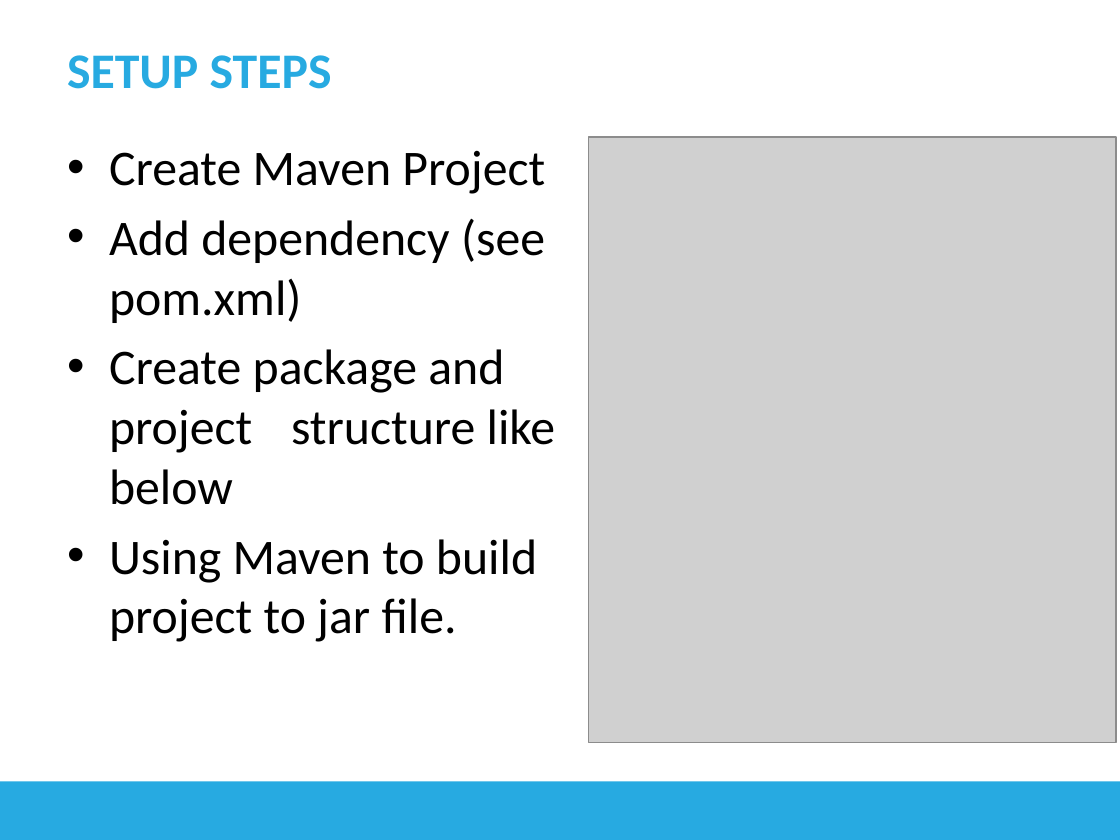
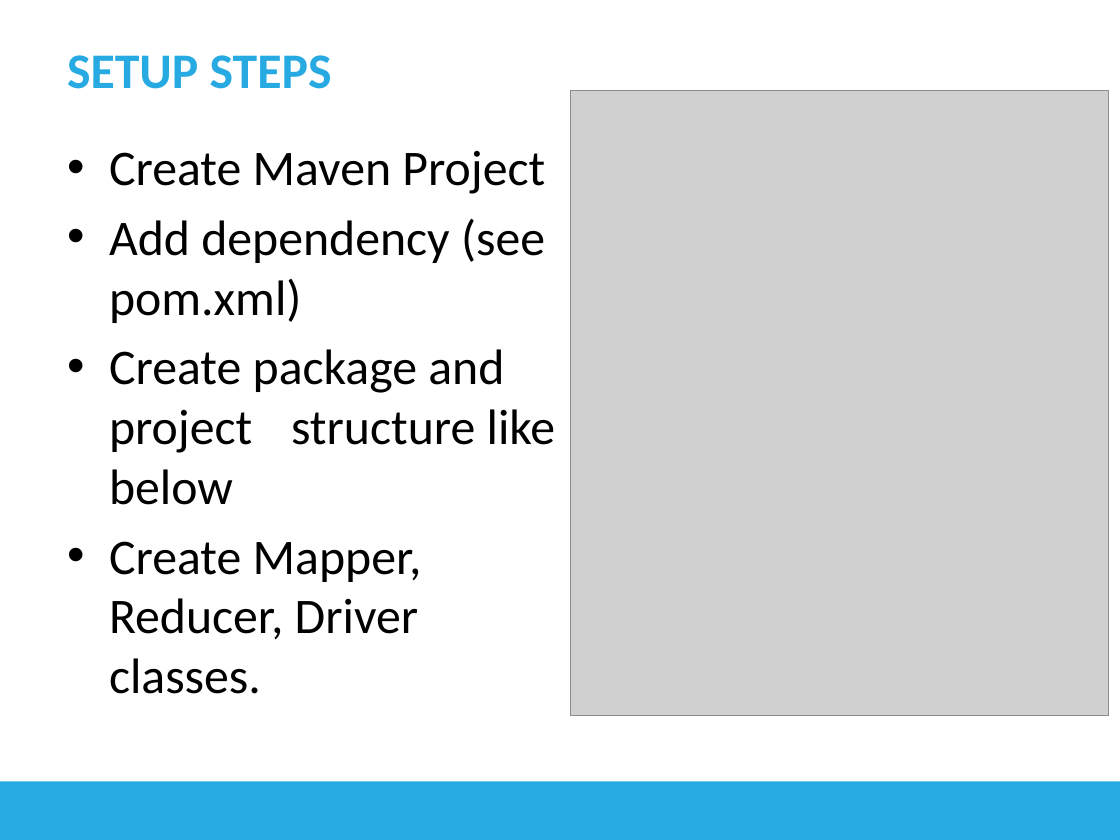
Before and after one commit to longhuynh/BigData, a slide deck: slide 5 of docs/Presentation.pptx. Drawn at 1120x840 pixels with LibreOffice and Linux fonts; fonts in the diff are those of the drawing; grey boxes stand for pictures. Boxes give left, top, right and bottom in pixels: in the first picture for what was removed or moved away, otherwise in the second. Text is boxed around its words. In the diff, an @@ line names an element or a change of style, - is before the commit and + after.

```diff
--- a/docs/Presentation.pptx
+++ b/docs/Presentation.pptx
@@ picture resized from (x1=589, y1=137, x2=1117, y2=741) to (x1=570, y1=91, x2=1108, y2=716) @@
@@ text at (x1=109, y1=541, x2=422, y2=694): text changed @@
-• Using Maven to build project to jar file.
+• Create Mapper, Reducer, Driver classes.
```
Also in this commit, not shown: 2 other slides changed, 2 slides added, 1 other file.
